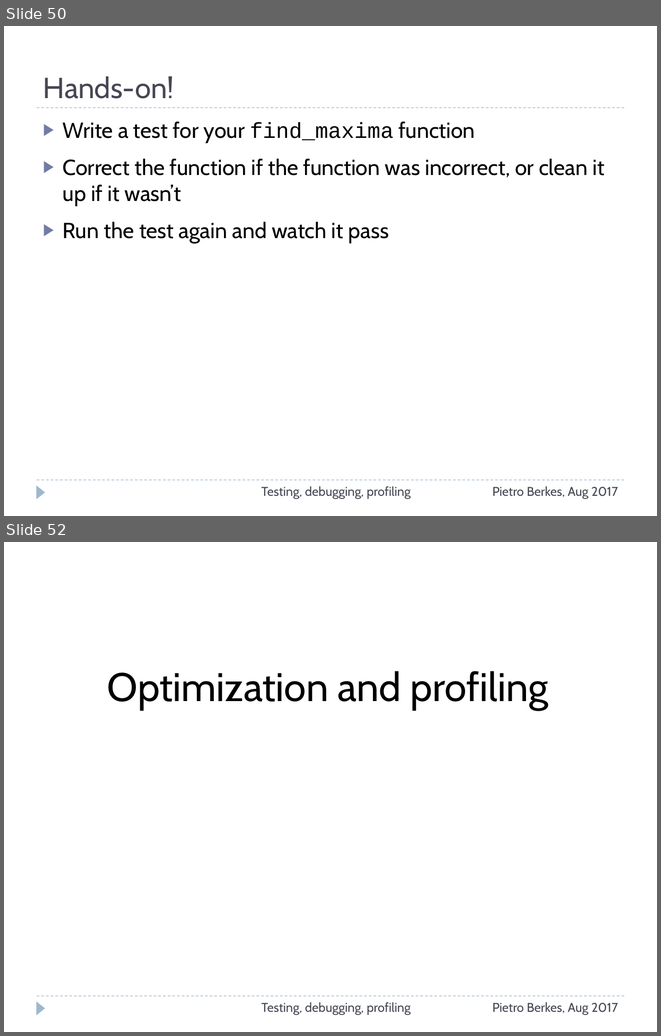
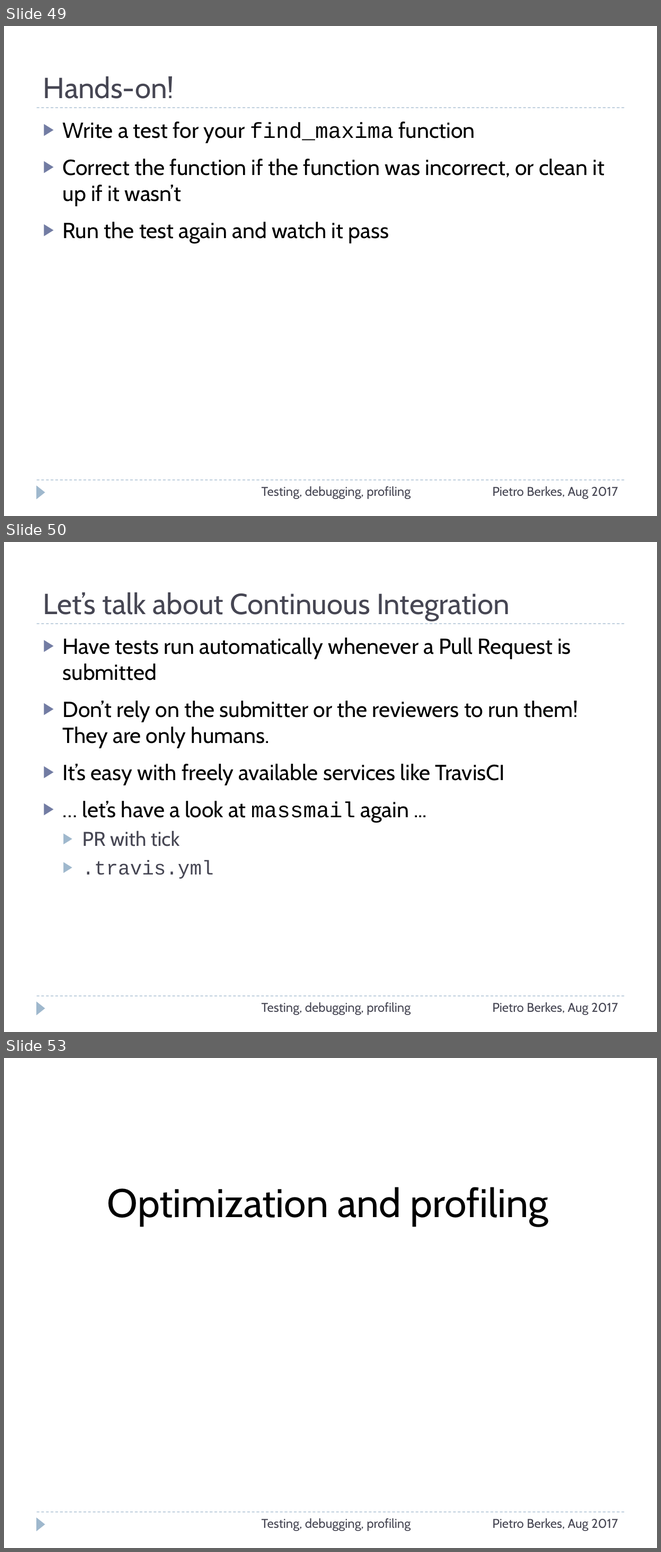
Before and after one commit to ASPP/testing_debugging_profiling, a slide deck: testing-debugging-profiling.pptx. Shown one above the other, each under a label of ours: slides 50 and 52 before the commit, slides 49, 50 and 53 after it; the slides between them are not shown. The pictures are 661x1036 and 661x1552 pixels, drawn with LibreOffice and Linux fonts; fonts in the diff are those of the drawing. Boxes give left, top, right and bottom in pixels: in the first picture for what was removed or moved away, otherwise in the second. Text is boxed around its words. In the diff, an @@ line names an element or a change of style, - is before the commit and + after.

```diff
--- a/testing-debugging-profiling.pptx
+++ b/testing-debugging-profiling.pptx
@@ slide 50 added at bbox=[4, 542, 657, 1032], background #FFFFFF; not listed: 3 template elements that a slide beside it also shows @@
@@ title added at bbox=[43, 592, 510, 621], 32 pt, text #464653 @@
+Let’s talk about Continuous Integration
@@ text added at bbox=[63, 637, 579, 879], 24 pt, text #000000 @@
+▶ Have tests run automatically whenever a Pull Request is submitted
+▶ Don’t rely on the submitter or the reviewers to run them! They are only humans.
+▶ It’s easy with freely available services like TravisCI
+▶ … let’s have a look at massmail again ...
+  ▶ PR with tick
+  ▶ .travis.yml
@@ text added at bbox=[262, 1002, 411, 1015], 14 pt, text #464653 @@
+Testing, debugging, profiling
@@ text added at bbox=[492, 1002, 618, 1015], 14 pt, text #464653 @@
+Pietro Berkes, Aug 2017
@@ what was slide 50 is now slide 49 @@
@@ what was slide 52 is now slide 53 @@
```
Also in this commit, not shown: 4 slides changed, 2 other files.
